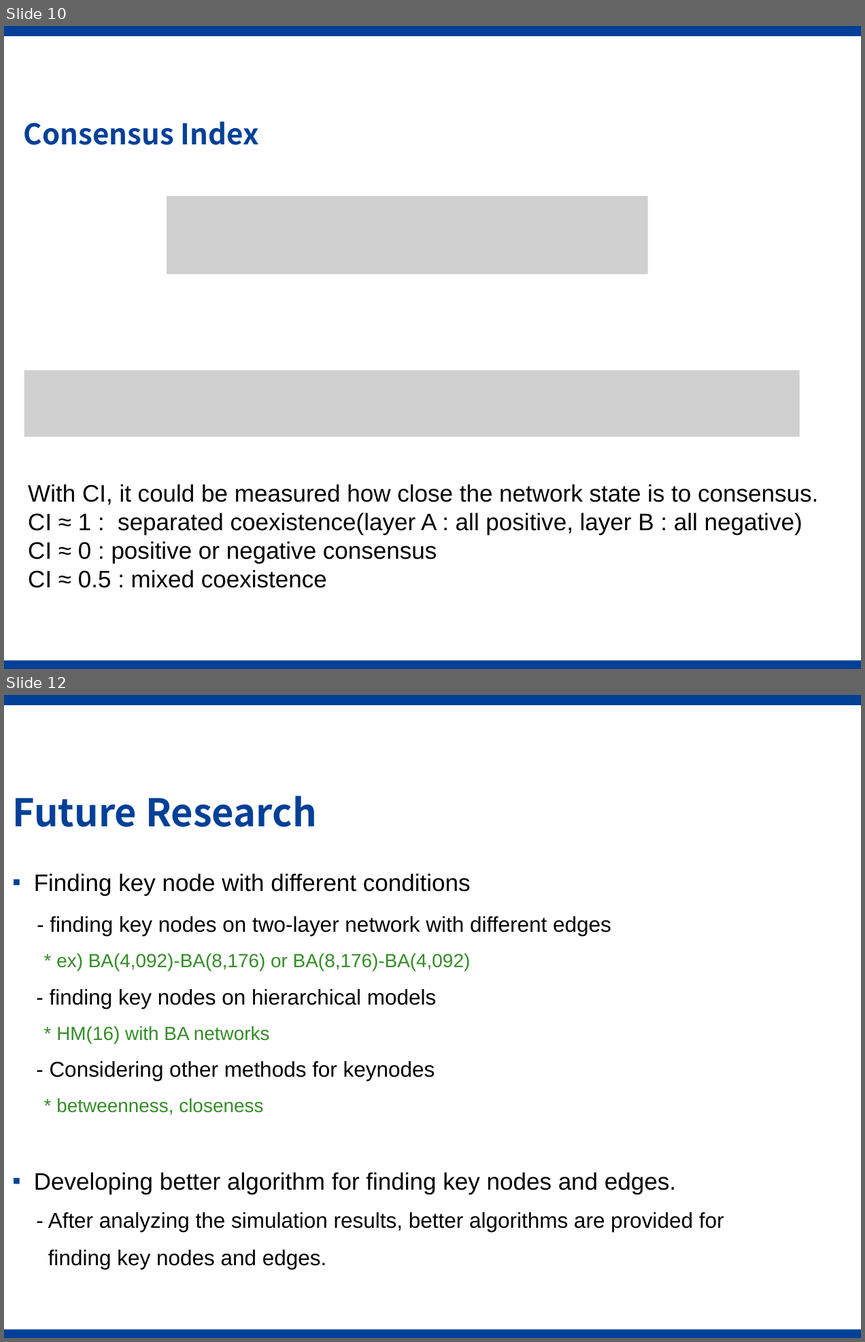
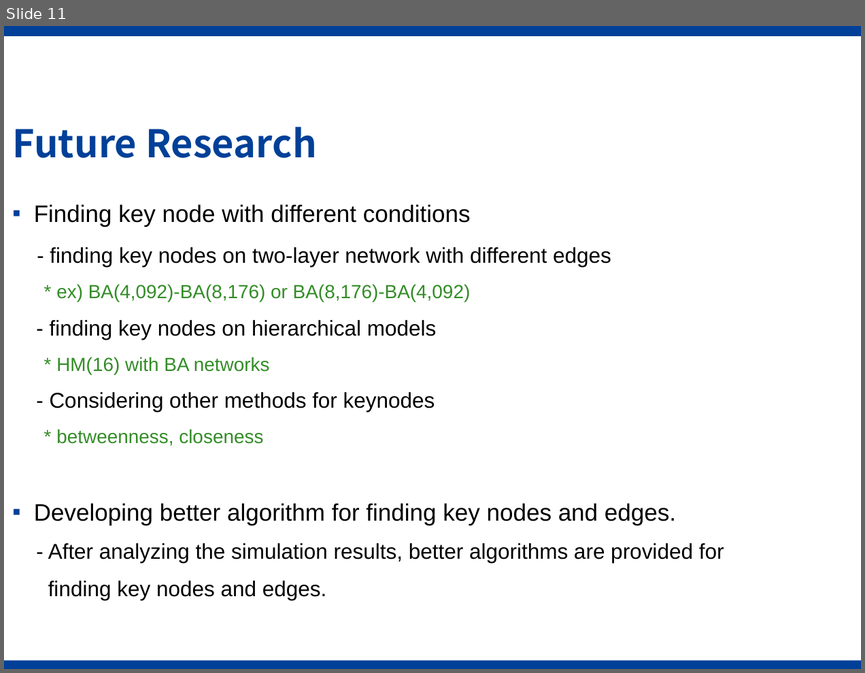
Before and after one commit to leighsix/thesisgit, a slide deck: progress12.pptx. Shown one above the other, each under a label of ours: slides 10 and 12 before the commit, slide 11 after it; the slides between them are not shown. The pictures are 865x1342 and 865x673 pixels, drawn with LibreOffice and Linux fonts; fonts in the diff are those of the drawing; grey boxes stand for pictures; background and template pictures are left out. Boxes give left, top, right and bottom in pixels: in the first picture for what was removed or moved away, otherwise in the second. Text is boxed around its words. In the diff, an @@ line names an element or a change of style, - is before the commit and + after.

```diff
--- a/progress12.pptx
+++ b/progress12.pptx
@@ slide 10 removed at (4,26,861,669), background #FFFFFF; not listed: 2 template elements that a slide beside it also shows @@
@@ title removed at (24,121,258,145) @@
-Consensus Index
@@ picture removed at (167,195,649,274) @@
@@ picture removed at (24,369,800,437) @@
@@ text removed at (28,484,818,588) @@
-With CI, it could be measured how close the network state is to consensus.
-CI ≈ 1 : separated coexistence(layer A : all positive, layer B : all negative)
-CI ≈ 0 : positive or negative consensus
-CI ≈ 0.5 : mixed coexistence
@@ what was slide 12 is now slide 11 @@
```
Also in this commit, not shown: 2 slides added, 2 other slides removed.
